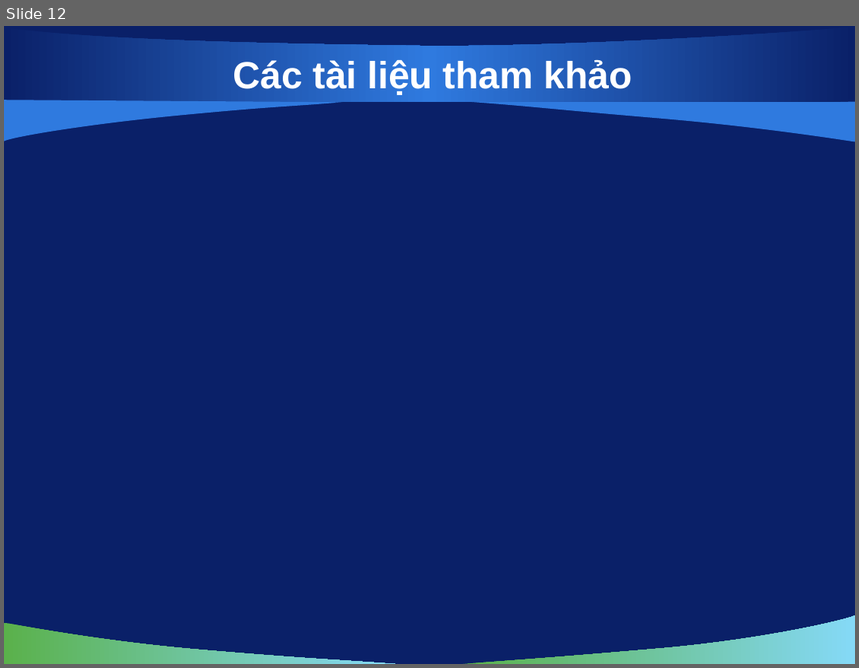
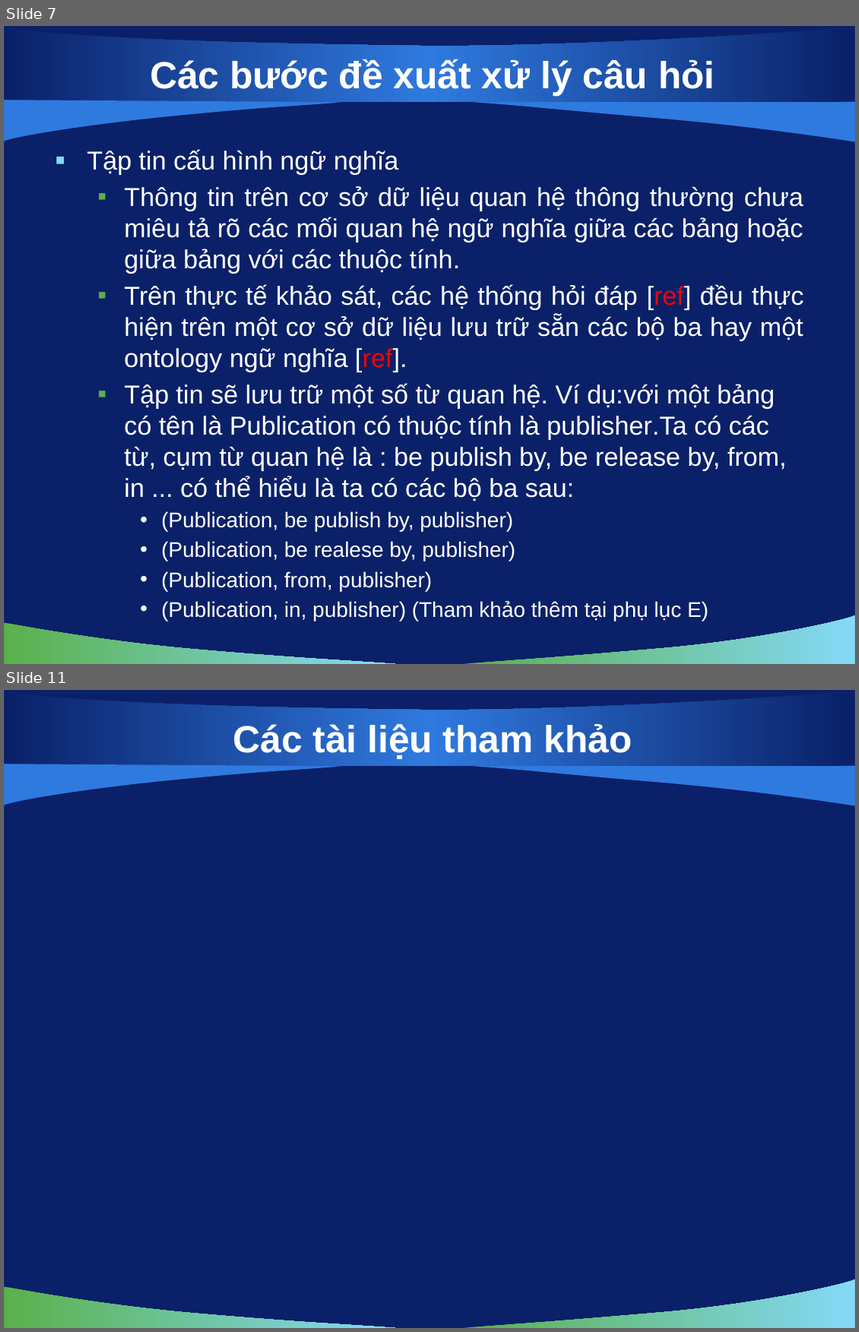
Before and after one commit to hungntit/filnalproject, a slide deck: De Cuong/bao cao luan van/slide 0.2.pptx. Shown one above the other, each under a label of ours: slide 12 before the commit, slides 7 and 11 after it; the slides between them are not shown. The pictures are 859x668 and 859x1332 pixels, drawn with LibreOffice and Linux fonts; fonts in the diff are those of the drawing; background and template pictures are left out. Boxes give left, top, right and bottom in pixels: in the first picture for what was removed or moved away, otherwise in the second. Text is boxed around its words. In the diff, an @@ line names an element or a change of style, - is before the commit and + after.

```diff
--- a/De Cuong/bao cao luan van/slide 0.2.pptx
+++ b/De Cuong/bao cao luan van/slide 0.2.pptx
@@ slide 7 added at [4, 26, 855, 664], background picture (left out); not listed: 5 template elements that a slide beside it also shows @@
@@ title added at [150, 59, 715, 96], 32 pt, text #FFFFFF, bold @@
+Các bước đề xuất xử lý câu hỏi
@@ text added at [87, 149, 804, 621], 22 pt, text #FFFFFF @@
+▪ Tập tin cấu hình ngữ nghĩa
+  ▪ Thông tin trên cơ sở dữ liệu quan hệ thông thường chưa miêu tả rõ các mối quan hệ ngữ nghĩa giữa các bảng hoặc giữa bảng với các thuộc tính.
+  ▪ Trên thực tế khảo sát, các hệ thống hỏi đáp [ref] đều thực hiện trên một cơ sở dữ liệu lưu trữ sẵn các bộ ba hay một ontology ngữ nghĩa [ref].
+  ▪ Tập tin sẽ lưu trữ một số từ quan hệ. Ví dụ:với một bảng có tên là Publication có thuộc tính là publisher.Ta có các từ, cụm từ quan hệ là : be publish by, be release by, from, in ... có thể hiểu là ta có các bộ ba sau:
+    • (Publication, be publish by, publisher)
+    • (Publication, be realese by, publisher)
+    • (Publication, from, publisher)
+    • (Publication, in, publisher) (Tham khảo thêm tại phụ lục E)
@@ what was slide 12 is now slide 11 @@
```
Also in this commit, not shown: 6 slides changed, 3 other slides added, 5 slides removed, 1 other file.
